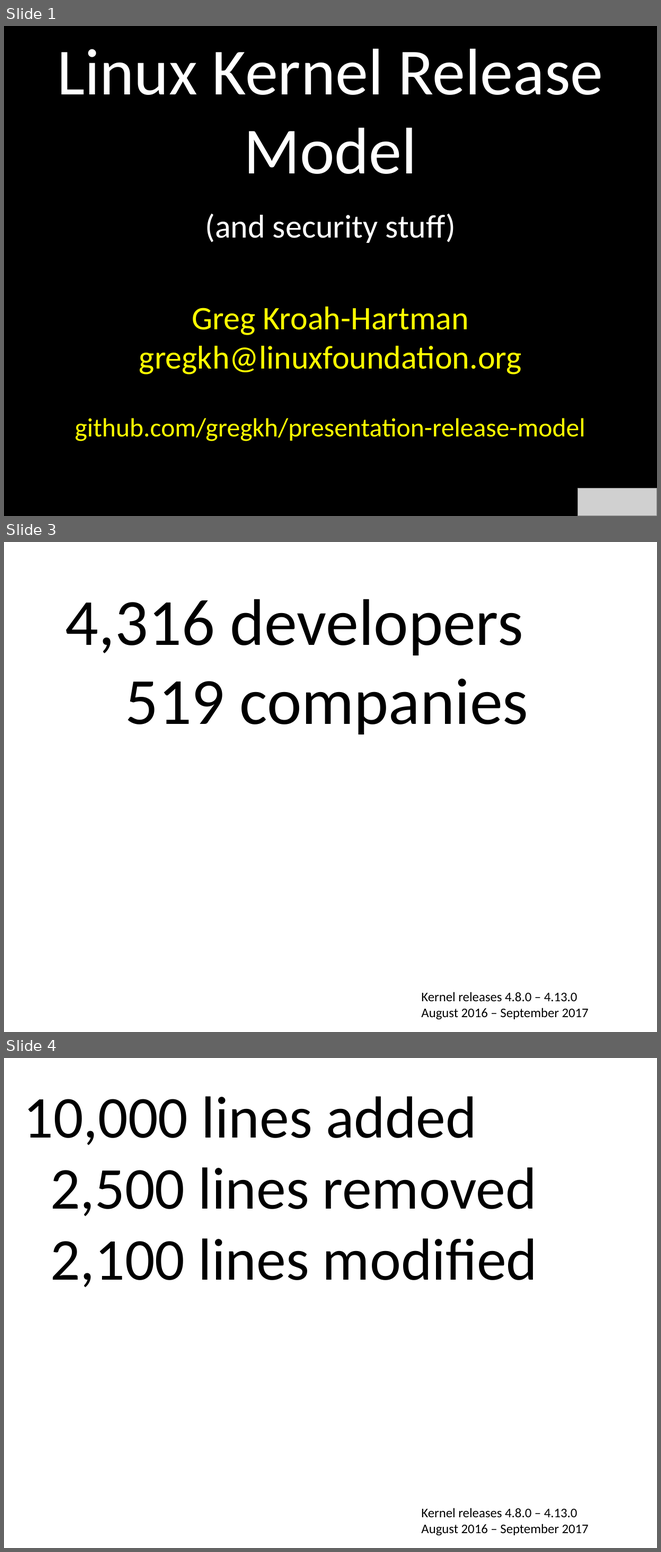
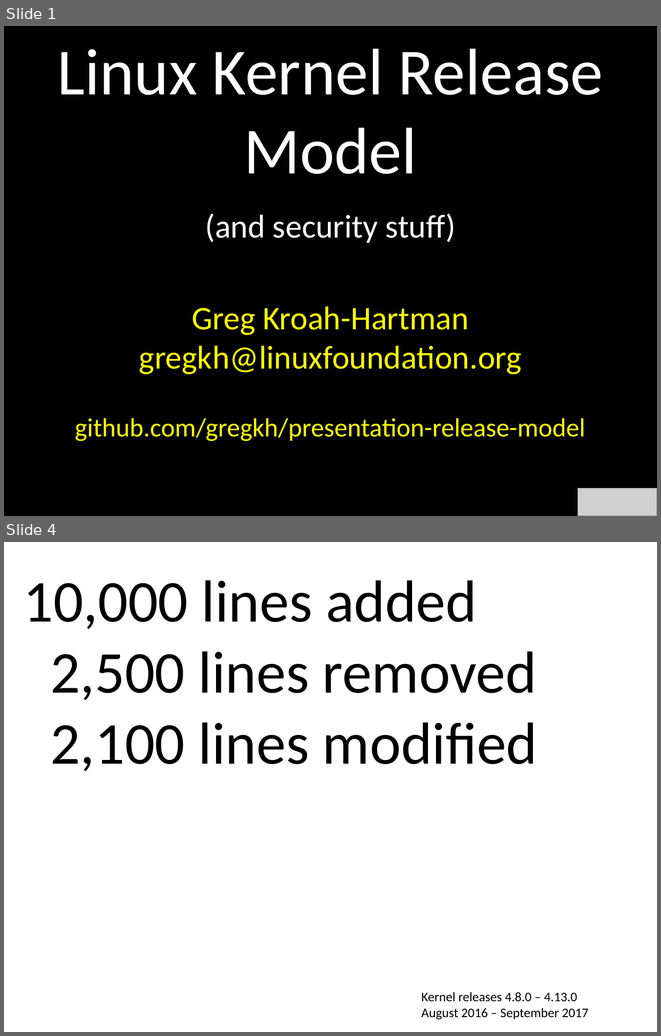
Before and after one commit to gregkh/presentation-release-model, a slide deck: release-model.odp. Shown one above the other, each under a label of ours: slides 1, 3 and 4 before the commit, slides 1 and 4 after it; the slides between them are not shown. The pictures are 661x1552 and 661x1036 pixels, drawn with LibreOffice and Linux fonts; fonts in the diff are those of the drawing; grey boxes stand for pictures. Boxes give left, top, right and bottom in pixels: in the first picture for what was removed or moved away, otherwise in the second. Text is boxed around its words. In the diff, an @@ line names an element or a change of style, - is before the commit and + after.

```diff
--- a/release-model.odp
+++ b/release-model.odp
@@ slide 3 removed at (4, 542, 657, 1032), background #FFFFFF @@
@@ text removed at (65, 599, 529, 734) @@
-4,316 developers
-519 companies
@@ text removed at (421, 991, 589, 1020) @@
-Kernel releases 4.8.0 – 4.13.0
-August 2016 – September 2017
```
Also in this commit, not shown: 11 slides changed, 11 slides added, 1 other file.
